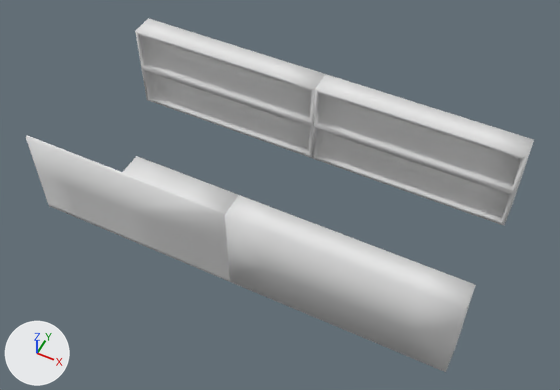
The OBJ model GlobalGameJam2020/Assets/Art/Models/Aisle2_Shelves.obj: old version first, new version second.
Rendered twice from a 50 mm lens placed at (3.17, -8.83, 14.55), pointed at (-2.31, 2.12, 0.86). Lighting does not change. The marker at lower left points along +X, +Y and +Z. Where no turn or scale is listed for an object, it has been applied to the vertices.

Before the edit, the objects in view are built like this:
```python
me_aisle2_shelves = bpy.data.meshes.new('Aisle2_Shelves')
me_aisle2_shelves.from_pydata(...)  # 390 vertices, 381 faces; spans x -7.62..2.66, y -0.08..4.96, z 0.0..2.36
me_aisle2_shelves.materials.append(mat_material__47)  # white #e7e7e7
ob_aisle2_shelves = bpy.data.objects.new('Aisle2_Shelves', me_aisle2_shelves)
ob_aisle2_shelves.location = (0.0, 0.0, 0.0)
```
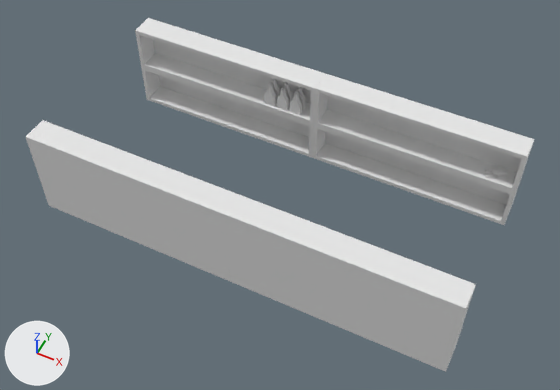
The change, as a list of edits to the scene's bpy script:
```text
Change me_aisle2_shelves:
    used by ob_aisle2_shelves; location = (0.0, 0.0, 0.0)
    remove me_aisle2_shelves.from_pydata(...)  # 390 vertices, 381 faces; spans x -7.62..2.66, y -0.08..4.96, z 0.0..2.36
    add me_aisle2_shelves.from_pydata(...)  # 3114 vertices, 3296 faces; spans x -7.62..2.66, y -0.08..4.96, z 0.01..2.38
    me_aisle2_shelves part 1: the loose piece of 98 vertices spanning x -2.48..2.66, y -0.08..0.53, z 0.0..2.36 is moved by (-5.13, 0.0, 0.01)
    me_aisle2_shelves part 2: the loose piece of 98 vertices spanning x -2.48..2.65, y 4.34..4.96, z 0.0..2.36 is moved by (0.0, 0.0, 0.01)
    me_aisle2_shelves part 3: the loose piece of 98 vertices spanning x -7.62..-2.48, y 4.34..4.96, z 0.0..2.36 is moved by (0.0, 0.0, 0.01)
    me_aisle2_shelves part 4: the loose piece of 98 vertices spanning x -2.48..2.66, y -0.08..0.53, z 0.0..2.36 is copied, and the copy is moved by (0.0, 0.0, 0.01); it spans x -2.48..2.66, y -0.08..0.53, z 0.01..2.38
    me_aisle2_shelves part 5: the loose piece of 96 vertices spanning x -7.61..-2.48, y -0.08..0.53, z 0.0..2.36 is deleted
    me_aisle2_shelves part 6: 738 vertices added at x -3.89..-2.9, y 4.4..4.74, z 1.3..1.95
    me_aisle2_shelves part 7: 574 vertices added at x 1.82..2.37, y 4.41..4.78, z 1.28..1.41
```

Boxes [x1, y1, x2, y2] around the edits, measured in the pictures (560 x 390 px; the box of a moved part takes in the faces that stretch with it):
part 1 of me_aisle2_shelves, moved or reshaped
    before: [225, 195, 476, 372]
    after: [26, 120, 239, 281]
part 2 of me_aisle2_shelves, moved or reshaped
    both: [312, 74, 534, 225]
part 3 of me_aisle2_shelves, moved or reshaped
    before: [135, 18, 326, 158]
    after: [135, 18, 325, 157]
part 4 of me_aisle2_shelves, added
    after: [225, 195, 476, 372]
part 5 of me_aisle2_shelves, deleted
    before: [26, 135, 239, 282]
part 6 of me_aisle2_shelves, added
    after: [264, 78, 305, 115]
part 7 of me_aisle2_shelves, added
    after: [484, 168, 508, 179]
